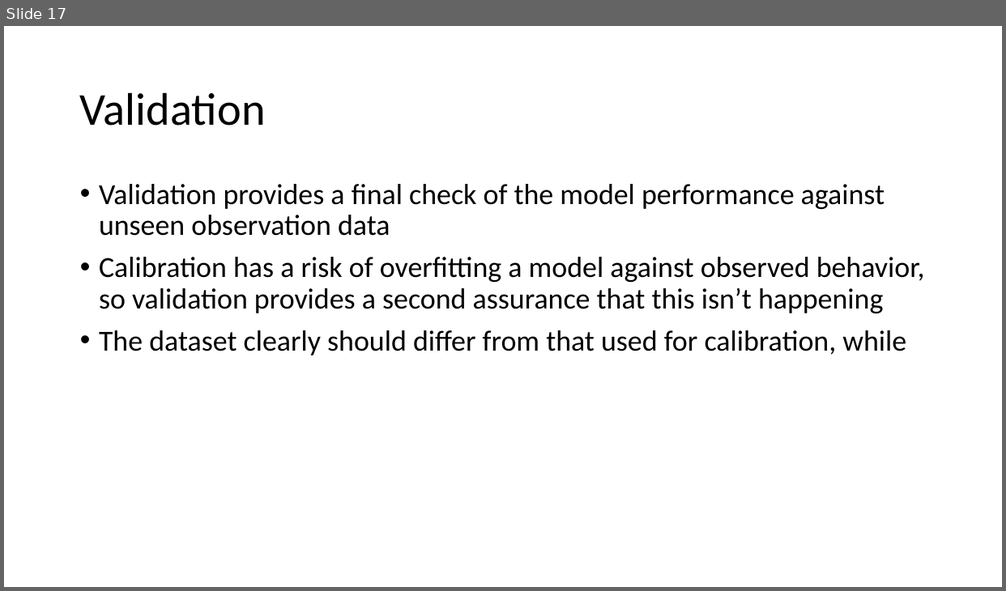
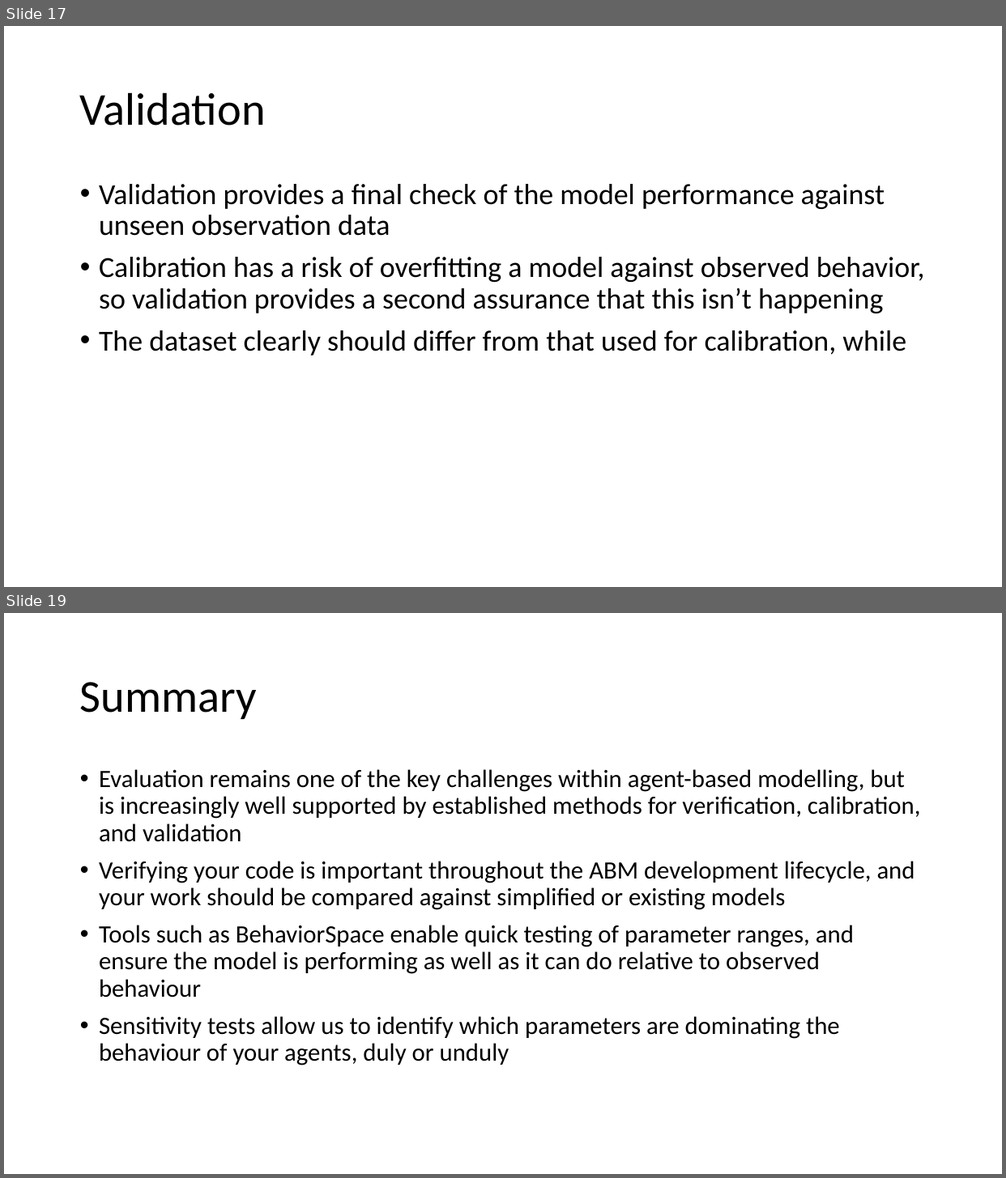
Before and after one commit to abmgis/abmgis, a slide deck: Chapter10-EvaluatingModels/Chapter10.pptx. Shown one above the other, each under a label of ours: slide 17 before the commit, slides 17 and 19 after it; the slides between them are not shown. The pictures are 1006x591 and 1006x1178 pixels, drawn with LibreOffice and Linux fonts; fonts in the diff are those of the drawing. Boxes give left, top, right and bottom in pixels: in the first picture for what was removed or moved away, otherwise in the second. Text is boxed around its words. In the diff, an @@ line names an element or a change of style, - is before the commit and + after.

```diff
--- a/Chapter10-EvaluatingModels/Chapter10.pptx
+++ b/Chapter10-EvaluatingModels/Chapter10.pptx
@@ slide 19 added at box(4, 613, 1002, 1174), background #FFFFFF @@
@@ title added at box(80, 682, 257, 719), 44 pt, text #000000 @@
+Summary
@@ text added at box(99, 769, 921, 1066), 24 pt, text #000000 @@
+• Evaluation remains one of the key challenges within agent-based modelling, but is increasingly well supported by established methods for verification, calibration, and validation
+• Verifying your code is important throughout the ABM development lifecycle, and your work should be compared against simplified or existing models
+• Tools such as BehaviorSpace enable quick testing of parameter ranges, and ensure the model is performing as well as it can do relative to observed behaviour
+• Sensitivity tests allow us to identify which parameters are dominating the behaviour of your agents, duly or unduly
```
Also in this commit, not shown: 5 slides changed, 3 other slides added, 2 other files.
